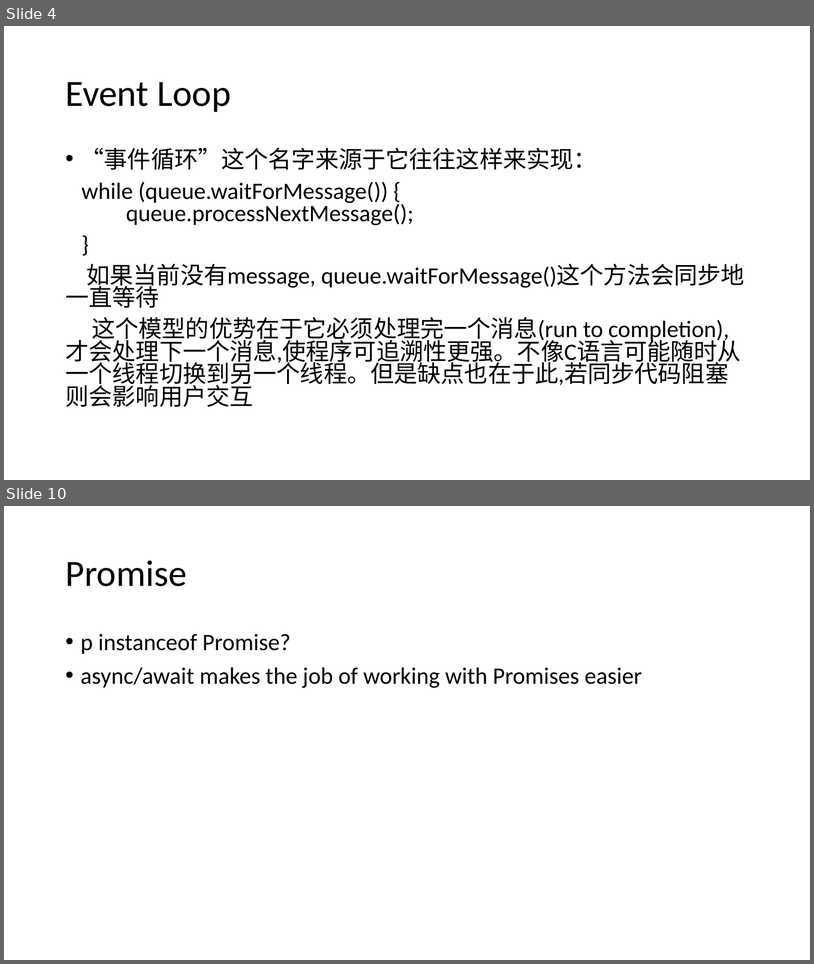
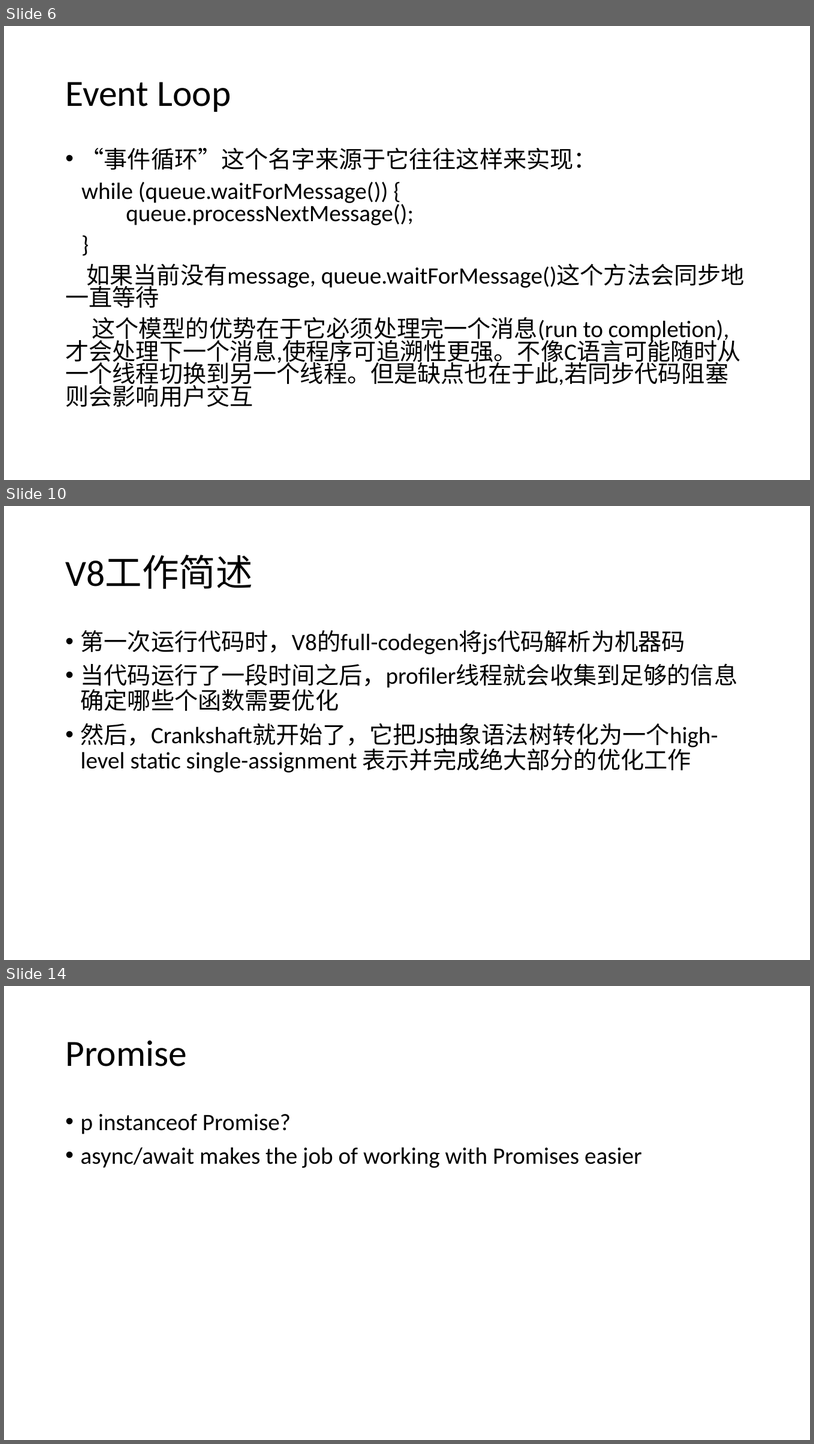
Before and after one commit to WHITE-ILMARE/Technique-Share, a slide deck: Deep Digging in Browser.pptx. Shown one above the other, each under a label of ours: slides 4 and 10 before the commit, slides 6, 10 and 14 after it; the slides between them are not shown. The pictures are 814x964 and 814x1444 pixels, drawn with LibreOffice and Linux fonts; fonts in the diff are those of the drawing. Boxes give left, top, right and bottom in pixels: in the first picture for what was removed or moved away, otherwise in the second. Text is boxed around its words. In the diff, an @@ line names an element or a change of style, - is before the commit and + after.

```diff
--- a/Deep Digging in Browser.pptx
+++ b/Deep Digging in Browser.pptx
@@ slide 10 added at (4, 506, 810, 960), background #FFFFFF @@
@@ title added at (65, 555, 253, 589), 44 pt, text #000000 @@
+V8工作简述
@@ text added at (81, 630, 738, 772), 28 pt, text #000000 @@
+• 第一次运行代码时，V8的full-codegen将js代码解析为机器码
+• 当代码运行了一段时间之后，profiler线程就会收集到足够的信息确定哪些个函数需要优化
+• 然后，Crankshaft就开始了，它把JS抽象语法树转化为一个high-level static single-assignment 表示并完成绝大部分的优化工作
@@ what was slide 4 is now slide 6 @@
@@ what was slide 10 is now slide 14 @@
```
Also in this commit, not shown: 1 slide changed, 9 other slides added, 6 slides removed, 1 other file.
